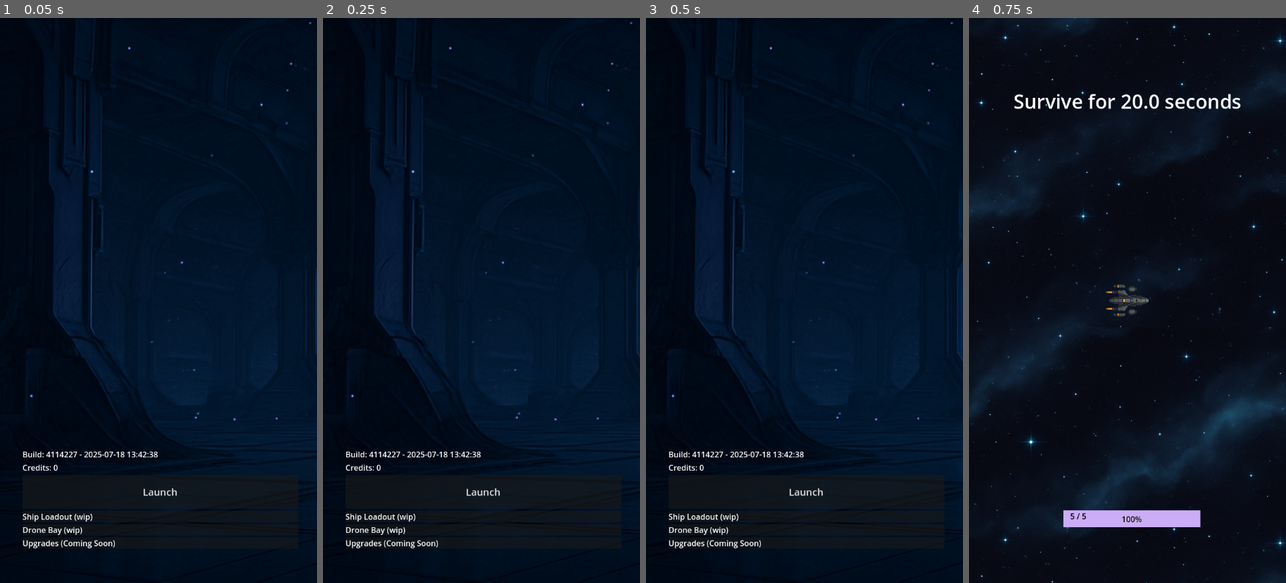
Above: before the commit, frames 1-4 (left to right).
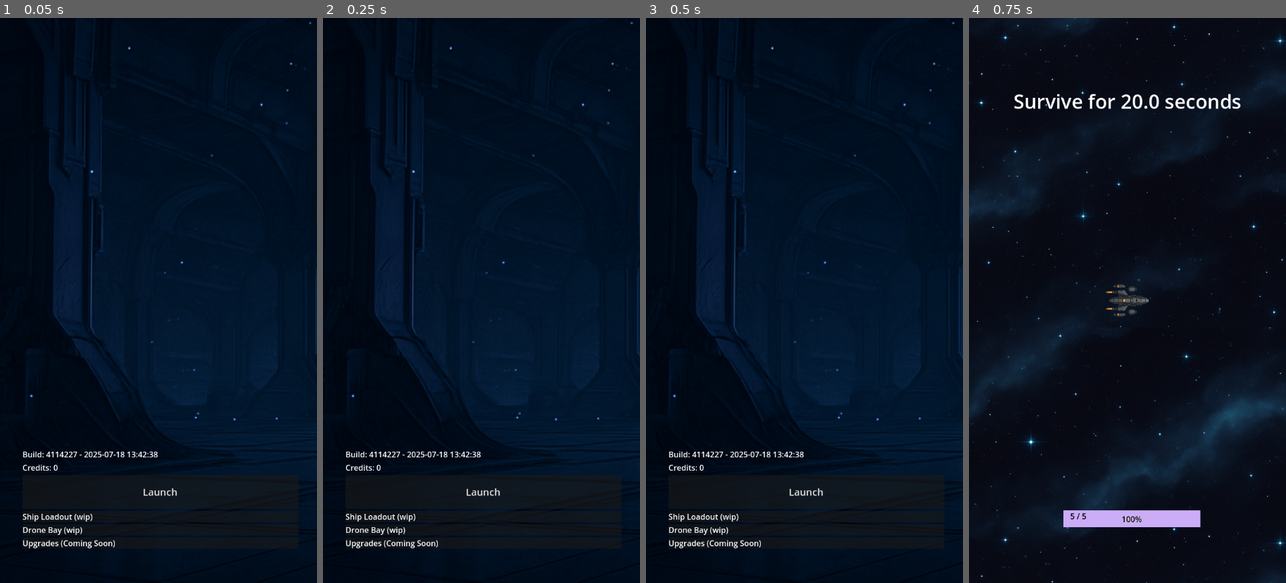
Above: after the commit, the same moments.

Repository: samjhill/echo-sector
Game: Godot game, scene res://hangar.tscn
The game is run twice, just before and just after one commit, with the same random seed, the same clock (stepped at 60 frames per second) and the same inputs.
Inputs:
- Up to frame 1 (0.05 s): no input
- Up to frame 2 (0.25 s): no input
- Up to frame 3 (0.5 s): no input
- Up to frame 4 (0.75 s): click "Launch" at 0.5 s

Frame 1 is identical in both runs. In frame 2, less than 0.1% of the frame differs, in the area x 8-98%, y 0-72%; in frame 3, 0.7%, in the area x 8-100%, y 0-72%; in frame 4, nothing differs.

Commit message:
stop scrolling when you hit the end

Diff:
--- a/texture_rect.gd
+++ b/texture_rect.gd
@@ -1,6 +1,6 @@
 extends TextureRect
 
-@export var scroll_speed: float = 20.0 # pixels per second
+@export var scroll_speed: float = 15.0 # pixels per second
 
 var start_position: Vector2
 var max_offset: float
@@ -13,9 +13,5 @@
 	set_clip_contents(true)
 
 func _process(delta):
-	if position.x < -(max_offset):
-		print("moving")
+	if position.x > max_offset:
 		position.x -= scroll_speed * delta
-	else:
-		print("bg x", position.x)
-		print("offset", -(max_offset))
